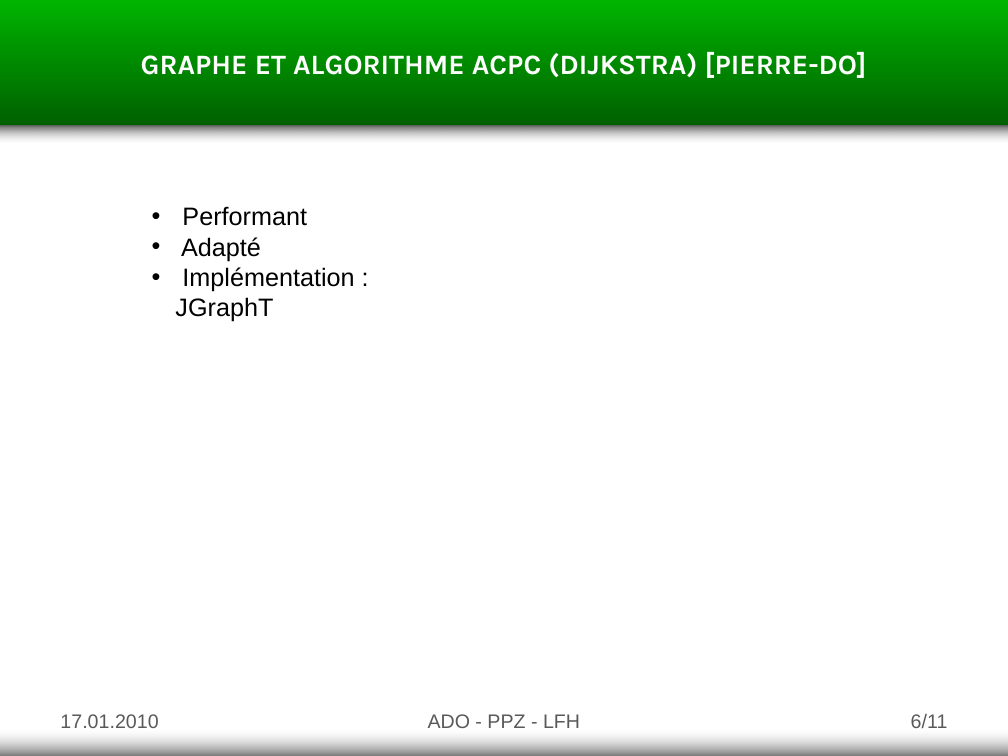
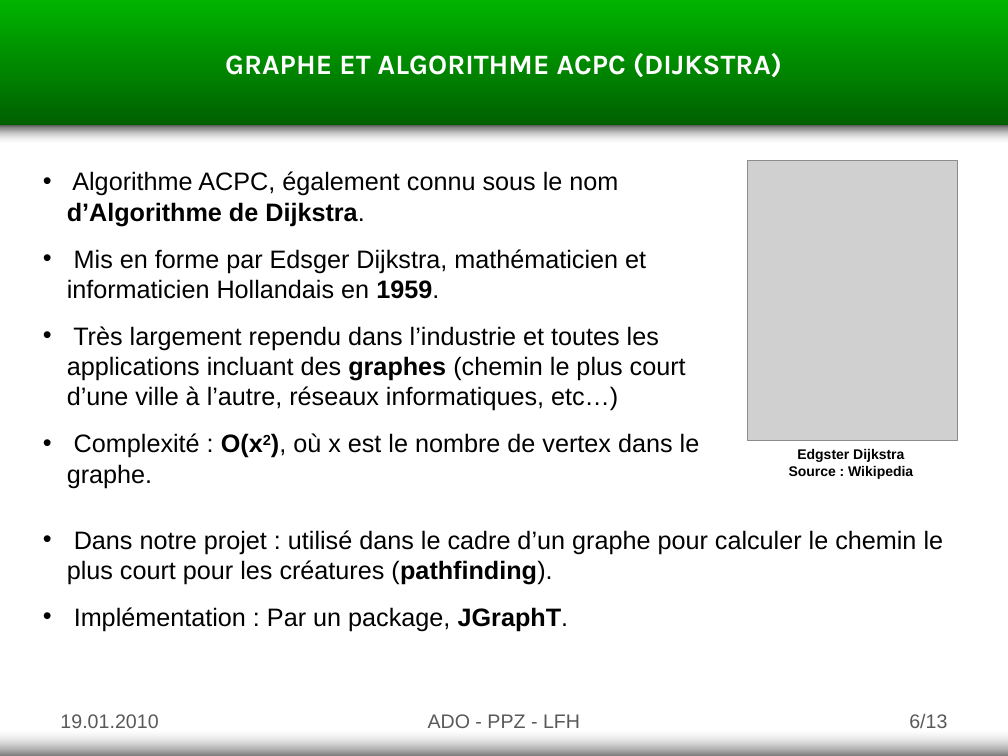
Before and after one commit to goupildb/asd-tower-defense, a slide deck: slide 6 of documents/presentation.pptx. Drawn at 1008x756 pixels with LibreOffice and Linux fonts; fonts in the diff are those of the drawing; grey boxes stand for pictures. Boxes give left, top, right and bottom in pixels: in the first picture for what was removed or moved away, otherwise in the second. Text is boxed around its words. In the diff, an @@ line names an element or a change of style, - is before the commit and + after.

```diff
--- a/documents/presentation.pptx
+++ b/documents/presentation.pptx
@@ text at box(225, 53, 782, 77): text changed @@
-GRAPHE ET ALGORITHME ACPC (DIJKSTRA) [PIERRE-DO]
+GRAPHE ET ALGORITHME ACPC (DIJKSTRA)
@@ text added at box(67, 171, 700, 488), 18 pt, text #000000 @@
+• Algorithme ACPC, également connu sous le nom d’Algorithme de Dijkstra.
+• Mis en forme par Edsger Dijkstra, mathématicien et informaticien Hollandais en 1959.
+• Très largement rependu dans l’industrie et toutes les applications incluant des graphes (chemin le plus court d’une ville à l’autre, réseaux informatiques, etc…)
+• Complexité : O(x2), où x est le nombre de vertex dans le graphe.
@@ picture added at box(748, 160, 958, 440) @@
@@ text removed at box(175, 206, 354, 322) @@
-• Performant
-• Adapté
-• Implémentation : JGraphT
@@ text added at box(789, 449, 913, 479), 10 pt, text #000000, bold @@
+Edgster Dijkstra
+Source : Wikipedia
@@ text added at box(67, 530, 944, 631), 18 pt, text #000000 @@
+• Dans notre projet : utilisé dans le cadre d’un graphe pour calculer le chemin le plus court pour les créatures (pathfinding).
+• Implémentation : Par un package, JGraphT.
@@ text at box(60, 714, 158, 728): text changed @@
-17.01.2010
+19.01.2010
@@ page number at box(909, 714, 947, 728): text changed @@
-6/11
+6/13
```
Also in this commit, not shown: 11 other slides changed.
